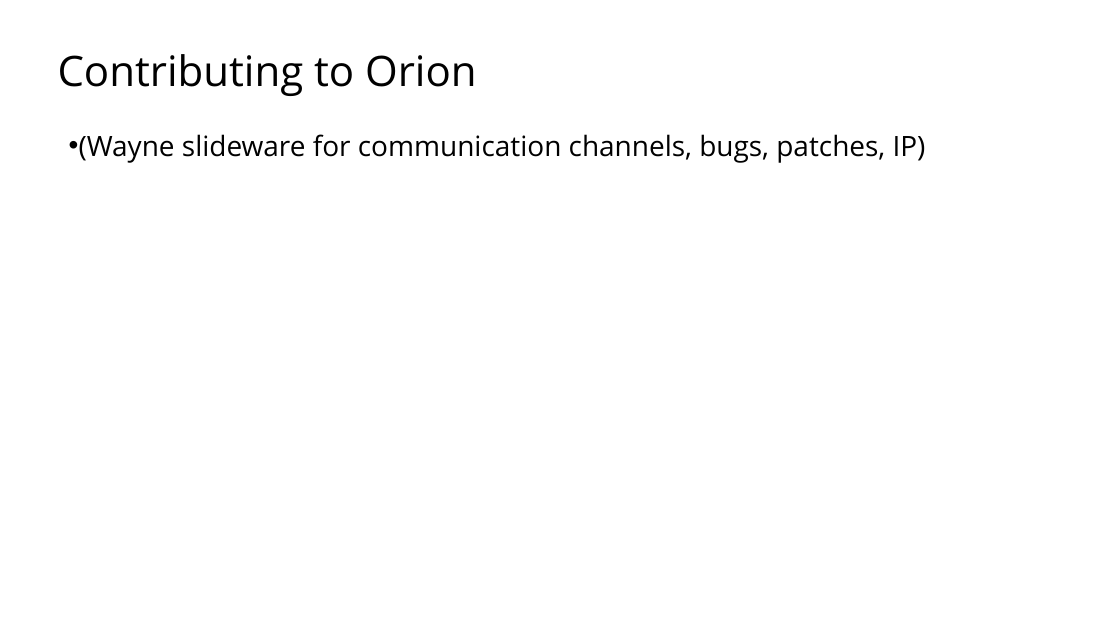
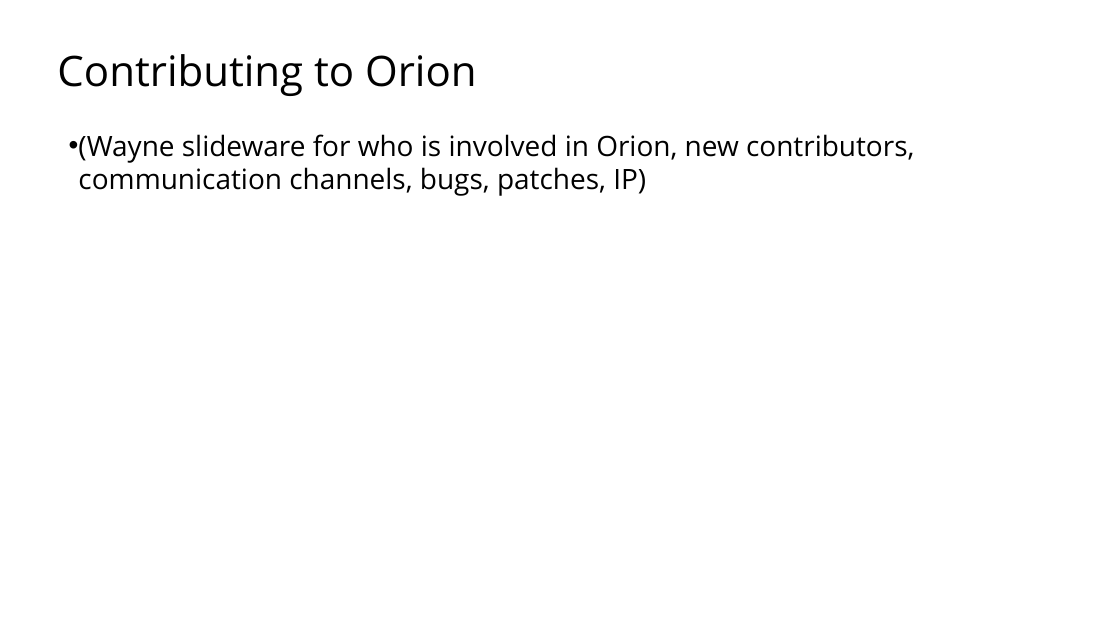
Before and after one commit to sfmccourt/oscon, a slide deck: slide 11 of osconorion.odp (slide 10 before the commit). Drawn at 1120x630 pixels with LibreOffice and Linux fonts; fonts in the diff are those of the drawing; background and template pictures are left out. Boxes give left, top, right and bottom in pixels: in the first picture for what was removed or moved away, otherwise in the second. Text is boxed around its words. In the diff, an @@ line names an element or a change of style, - is before the commit and + after.

```diff
--- a/osconorion.odp
+++ b/osconorion.odp
@@ text at (x1=78, y1=134, x2=914, y2=196): text changed @@
-  • (Wayne slideware for communication channels, bugs, patches, IP)
+  • (Wayne slideware for who is involved in Orion, new contributors,
+    communication channels, bugs, patches, IP)
```
Also in this commit, not shown: 1 other slide changed, 2 slides added, 1 slide removed, 1 other file.
